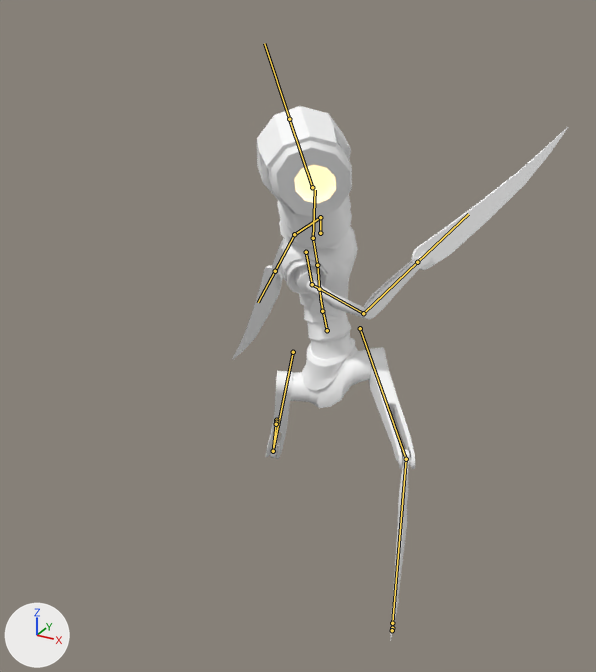
The FBX model Assets/Animations/Grunt/Grunt Attack.fbx as it was, and as the next commit left it.
Both versions are drawn from a 50 mm camera at (2.16, -4.07, 3.45) aimed at (0.0, -0.15, 1.5). Every picture has the same lights, and +X, +Y and +Z are marked at lower left. Both versions are drawn at frame 41 of the action 'mixamo.com'; the numbers are the values there. The bones that bend it are drawn over the model as lines.

In view in the first picture: 'Grunt_Combined'.
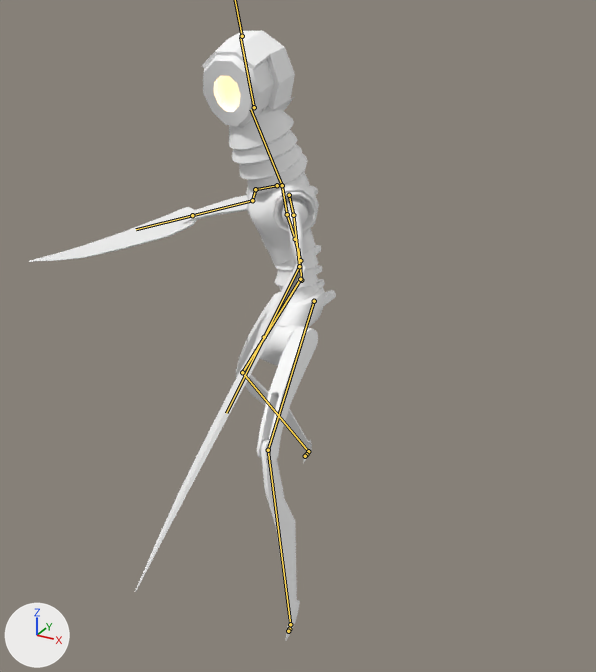
What the commit changed:
Bone 'mixamorig:Hips' (bone_mixamorig_hips) moves from (21.5, -51.0, 17.4) to (-4.9, -30.9, -1.0).
Bone 'mixamorig:Hips' (bone_mixamorig_hips) turns from (2, 54, 14) to (2, -51, 4) degrees about its own x, y and z.
Bone 'mixamorig:Spine' (bone_mixamorig_spine) turns from (12, 6, 2) to (10, 2, -2) degrees about its own x, y and z.
Bone 'mixamorig:Spine1' (bone_mixamorig_spine1) turns from (9, 14, 4) to (5, 4, -4) degrees about its own x, y and z.
Bone 'mixamorig:Spine2' (bone_mixamorig_spine2) turns from (-2, 14, 4) to (-7, 4, -4) degrees about its own x, y and z.
Bone 'mixamorig:Neck' (bone_mixamorig_neck) turns from (21, -31, 11) to (9, 11, 1) degrees about its own x, y and z.
Bone 'mixamorig:Head' (bone_mixamorig_head) turns from (-32, -21, 13) to (-11, 24, -9) degrees about its own x, y and z.
Bone 'mixamorig:LeftShoulder' (bone_mixamorig_leftshoulder) turns from (-10, -14, -24) to (-2, 3, 16) degrees about its own x, y and z.
Bone 'mixamorig:LeftArm' (bone_mixamorig_leftarm) turns from (49, 34, -24) to (40, -9, -3) degrees about its own x, y and z.
Bone 'mixamorig:LeftForeArm' (bone_mixamorig_leftforearm) turns from (22, -41, -6) to (6, -24, 27) degrees about its own x, y and z.
Bone 'mixamorig:RightShoulder' (bone_mixamorig_rightshoulder) turns from (16, -8, -32) to (0, -2, -26) degrees about its own x, y and z.
Bone 'mixamorig:RightArm' (bone_mixamorig_rightarm) turns from (34, -50, -81) to (30, -6, 34) degrees about its own x, y and z.
Bone 'mixamorig:RightForeArm' (bone_mixamorig_rightforearm) turns from (-60, -15, -34) to (-5, 13, -61) degrees about its own x, y and z.
Bone 'mixamorig:LeftUpLeg' (bone_mixamorig_leftupleg) turns from (57, 13, -6) to (49, -51, 0) degrees about its own x, y and z.
Bone 'mixamorig:LeftLeg' (bone_mixamorig_leftleg) turns from (-65, 10, -32) to (-45, 17, -13) degrees about its own x, y and z.
Bone 'mixamorig:LeftFoot' (bone_mixamorig_leftfoot) turns from (-5, 1, 0) to (-1, -3, -11) degrees about its own x, y and z.
Bone 'mixamorig:RightUpLeg' (bone_mixamorig_rightupleg) turns from (-31, 24, -23) to (31, 14, -19) degrees about its own x, y and z.
Bone 'mixamorig:RightLeg' (bone_mixamorig_rightleg) turns from (-54, 3, 0) to (-54, -7, -2) degrees about its own x, y and z.
Bone 'mixamorig:RightFoot' (bone_mixamorig_rightfoot) turns from (11, 1, 13) to (25, 3, 25) degrees about its own x, y and z.
Bone 'mixamorig:RightToeBase' (bone_mixamorig_righttoebase) turns from (50, 9, -6) to (0, -1, 3) degrees about its own x, y and z.

Boxes (x1, y1, x2, y2) around the edits, measured in the pictures (596 x 672 px):
'Grunt_Combined', posed (9% narrower, 14% taller)
    before: (232, 106, 568, 641)
    after: (29, 31, 336, 641)
bone 'mixamorig:Hips', root to tip
    before: (327, 330) to (320, 298)
    after: (301, 280) to (298, 248)
bone 'mixamorig:Spine', root to tip
    before: (322, 311) to (319, 289)
    after: (300, 260) to (295, 239)
bone 'mixamorig:Spine1', root to tip
    before: (319, 289) to (317, 265)
    after: (295, 239) to (287, 214)
bone 'mixamorig:Spine2', root to tip
    before: (317, 265) to (313, 238)
    after: (287, 214) to (282, 185)
bone 'mixamorig:Neck', root to tip
    before: (313, 238) to (315, 190)
    after: (282, 185) to (251, 109)
bone 'mixamorig:Head', root to tip
    before: (312, 187) to (290, 121)
    after: (254, 107) to (240, 37)
bone 'mixamorig:LeftShoulder', root to tip
    before: (320, 233) to (320, 217)
    after: (289, 195) to (293, 215)
bone 'mixamorig:LeftArm', root to tip
    before: (320, 217) to (294, 234)
    after: (293, 215) to (299, 266)
bone 'mixamorig:LeftForeArm', root to tip
    before: (294, 234) to (275, 271)
    after: (299, 266) to (264, 337)
bone 'mixamorig:RightShoulder', root to tip
    before: (306, 252) to (312, 284)
    after: (277, 185) to (255, 189)
bone 'mixamorig:RightArm', root to tip
    before: (312, 284) to (363, 313)
    after: (255, 189) to (252, 200)
bone 'mixamorig:RightForeArm', root to tip
    before: (363, 313) to (417, 262)
    after: (252, 200) to (192, 215)
bone 'mixamorig:LeftUpLeg', root to tip
    before: (360, 328) to (406, 459)
    after: (314, 301) to (268, 450)
bone 'mixamorig:LeftLeg', root to tip
    before: (406, 459) to (392, 623)
    after: (268, 450) to (290, 624)
bone 'mixamorig:LeftFoot', root to tip
    before: (392, 623) to (392, 628)
    after: (290, 624) to (289, 629)
bone 'mixamorig:RightUpLeg', root to tip
    before: (293, 352) to (273, 451)
    after: (300, 279) to (242, 372)
bone 'mixamorig:RightLeg', root to tip
    before: (273, 451) to (276, 420)
    after: (242, 372) to (308, 451)
bone 'mixamorig:RightFoot', root to tip
    before: (276, 420) to (276, 422)
    after: (308, 451) to (306, 454)
bone 'mixamorig:RightToeBase', root to tip
    before: (276, 422) to (276, 424)
    after: (306, 454) to (305, 456)
